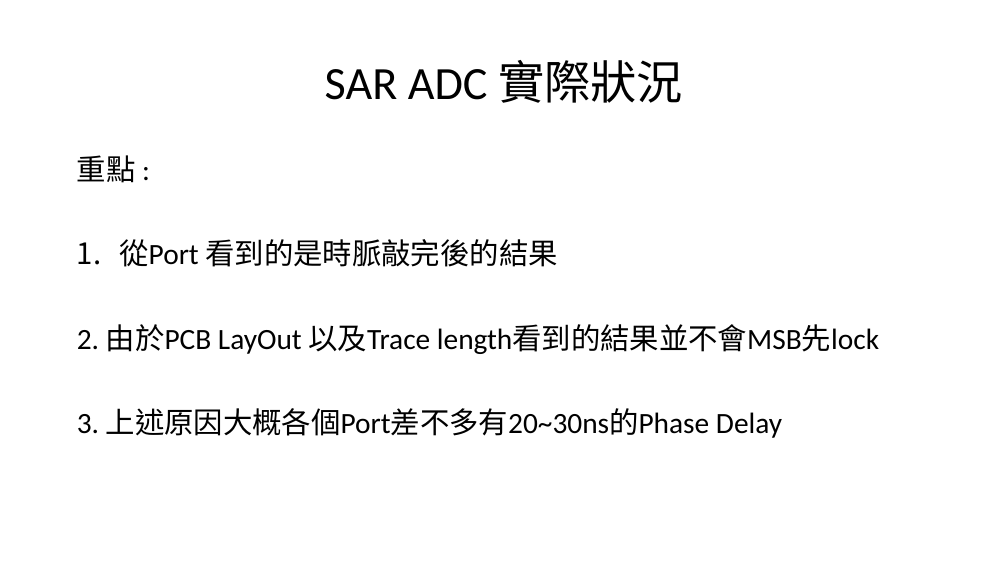
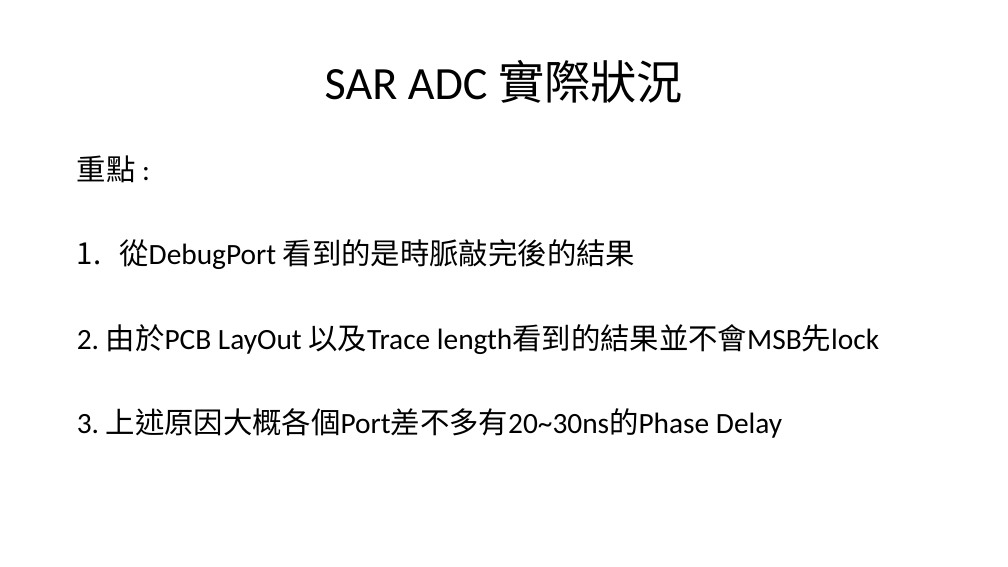
Before and after one commit to a0910281835/Summrary_PDF, a slide deck: slide 19 of Project_Summary_pdf/Project_Summary.pptx (slide 18 before the commit). Drawn at 1008x567 pixels with LibreOffice and Linux fonts; fonts in the diff are those of the drawing. Boxes give left, top, right and bottom in pixels: in the first picture for what was removed or moved away, otherwise in the second. Text is boxed around its words. In the diff, an @@ line names an element or a change of style, - is before the commit and + after.

```diff
--- a/Project_Summary_pdf/Project_Summary.pptx
+++ b/Project_Summary_pdf/Project_Summary.pptx
@@ text at (119,239,635,269): text changed @@
-1. 從Port 看到的是時脈敲完後的結果
+1. 從DebugPort 看到的是時脈敲完後的結果
```
Also in this commit, not shown: 1 other slide changed, 2 slides added, 2 other files.
